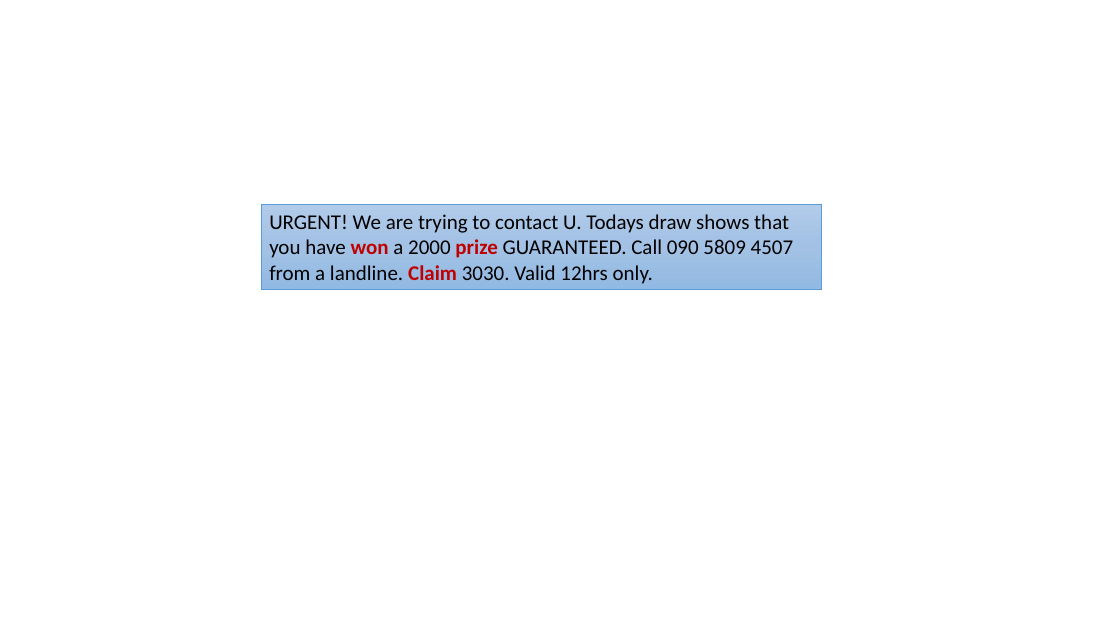
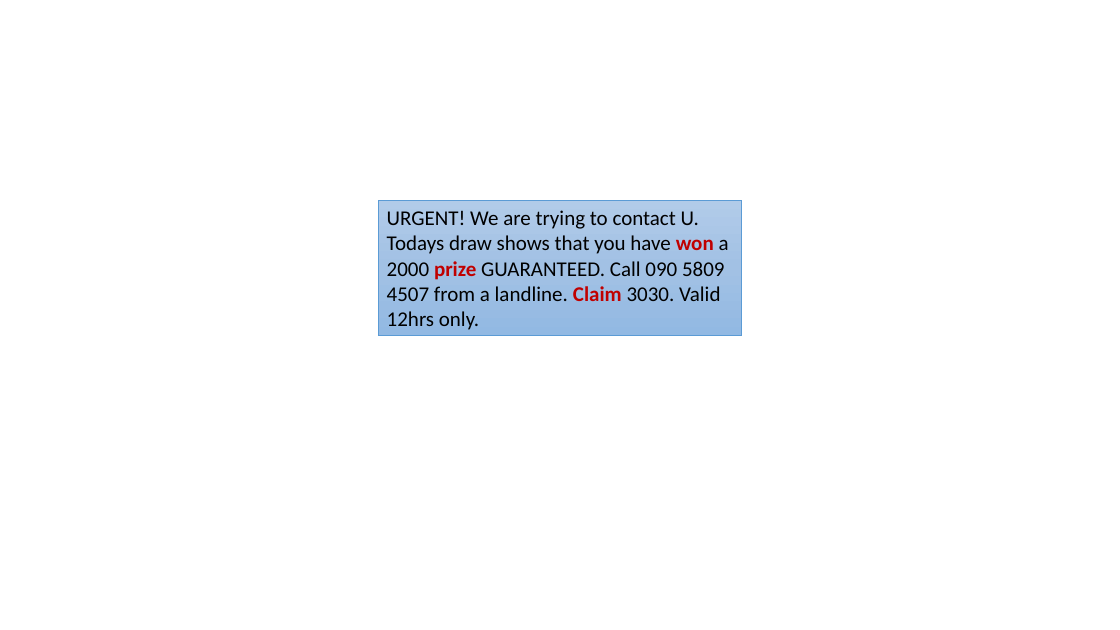
Before and after one commit to daniel-yj-yang/machlearn, a slide deck: slide 1 of examples/naive_bayes/images/SMS_spam_text_example.pptx. Drawn at 1120x630 pixels with LibreOffice and Linux fonts; fonts in the diff are those of the drawing. Boxes give left, top, right and bottom in pixels: in the first picture for what was removed or moved away, otherwise in the second. Text is boxed around its words. In the diff, an @@ line names an element or a change of style, - is before the commit and + after.

```diff
--- a/examples/naive_bayes/images/SMS_spam_text_example.pptx
+++ b/examples/naive_bayes/images/SMS_spam_text_example.pptx
@@ rectangle "URGENT! We are trying to ...": place and size @@
-rectangle "URGENT! We are trying to ..." at (261,205,822,290)
+rectangle "URGENT! We are trying to ..." at (379,201,742,335)
```
Also in this commit, not shown: 1 other file.
